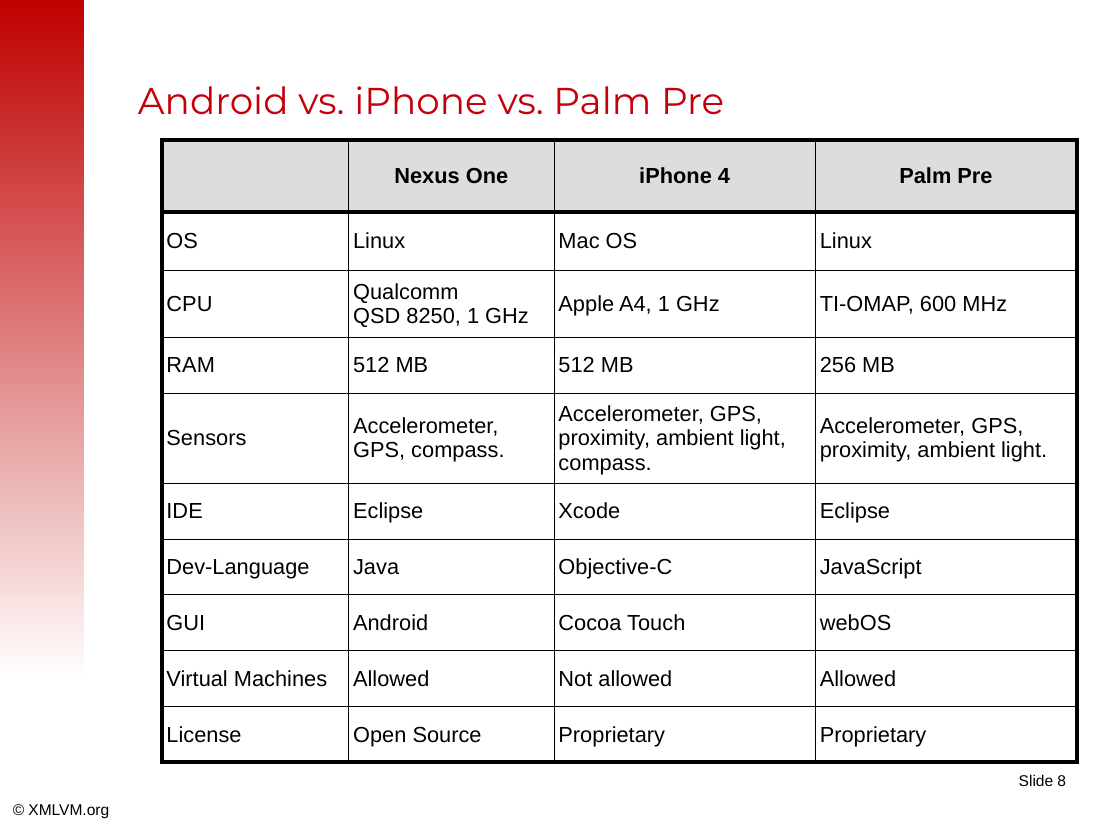
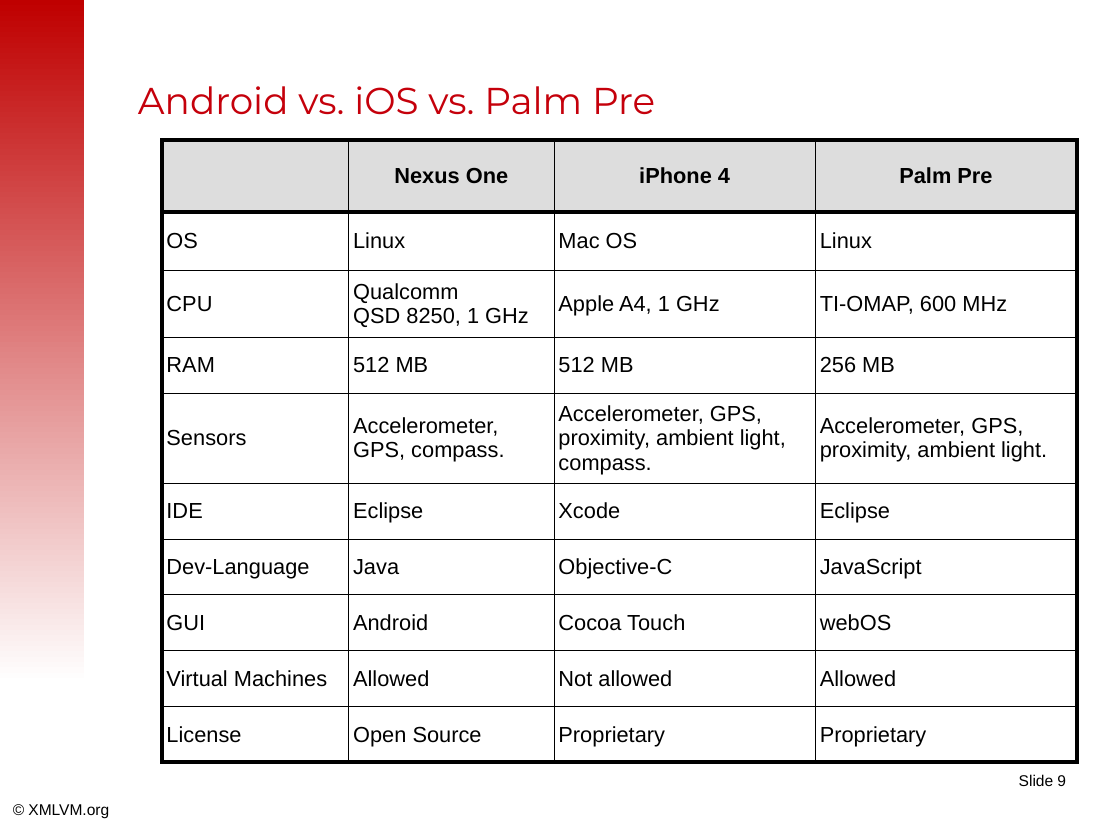
Before and after one commit to tisoft/xmlvm, a slide deck: slide 9 of doc/slides/android2iphone-master.odp (slide 8 before the commit). Drawn at 1120x840 pixels with LibreOffice and Linux fonts; fonts in the diff are those of the drawing; background and template pictures are left out. Boxes give left, top, right and bottom in pixels: in the first picture for what was removed or moved away, otherwise in the second. Text is boxed around its words. In the diff, an @@ line names an element or a change of style, - is before the commit and + after.

```diff
--- a/doc/slides/android2iphone-master.odp
+++ b/doc/slides/android2iphone-master.odp
@@ title at bbox=[138, 86, 655, 115]: text changed @@
-Android vs. iPhone vs. Palm Pre
+Android vs. iOS vs. Palm Pre
@@ page number at bbox=[1019, 774, 1066, 786]: text changed @@
-Slide 8
+Slide 9
```
Also in this commit, not shown: 13 other slides changed, 4 slides added, 3 slides removed.
